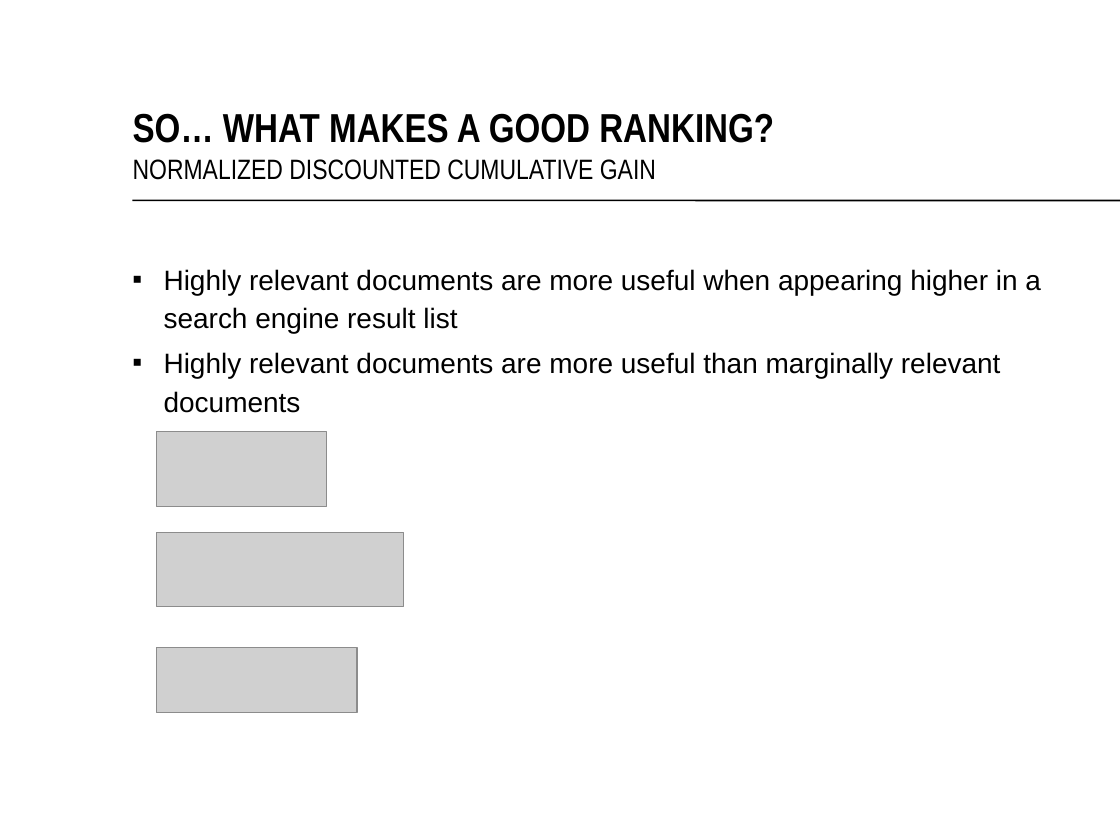
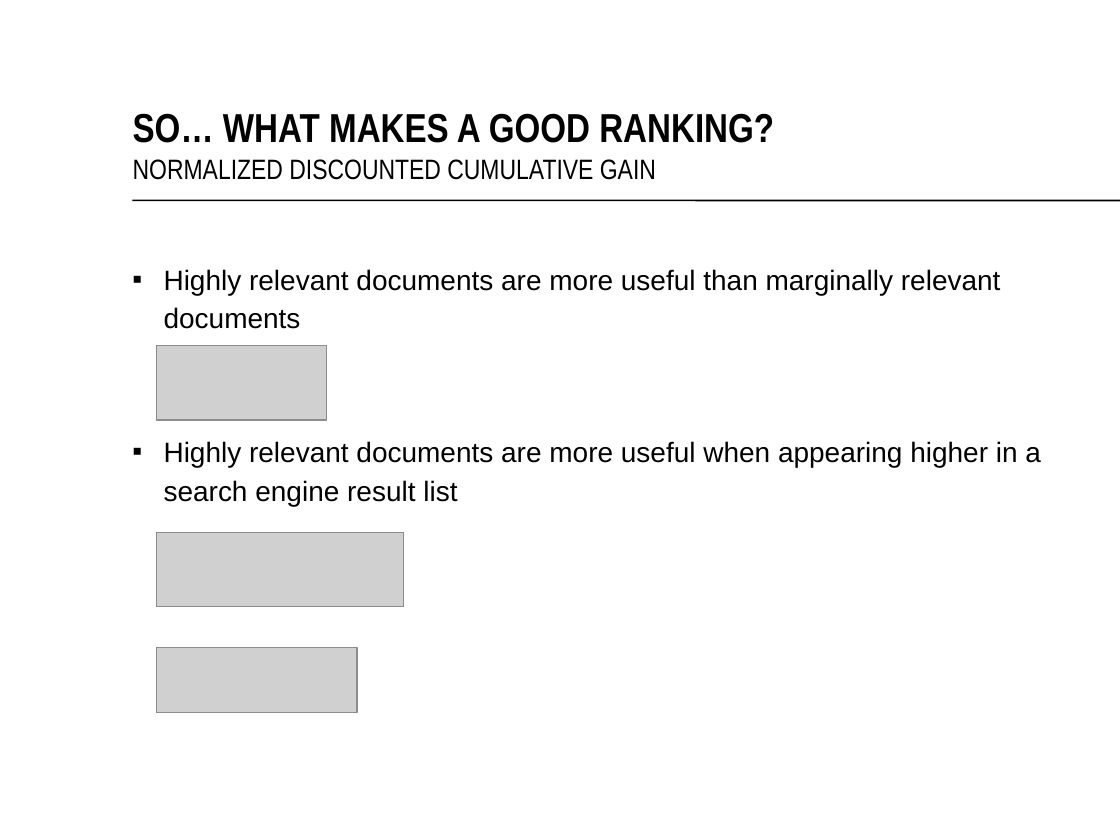
Before and after one commit to TaXxER/Afstuderen, a slide deck: slide 12 of presentation/Scaling Learning to Rank to Big data.pptx (slide 9 before the commit). Drawn at 1120x840 pixels with LibreOffice and Linux fonts; fonts in the diff are those of the drawing; grey boxes stand for pictures; background and template pictures are left out. Boxes give left, top, right and bottom in pixels: in the first picture for what was removed or moved away, otherwise in the second. Text is boxed around its words. In the diff, an @@ line names an element or a change of style, - is before the commit and + after.

```diff
--- a/presentation/Scaling Learning to Rank to Big data.pptx
+++ b/presentation/Scaling Learning to Rank to Big data.pptx
@@ text at (164, 269, 1001, 329): paragraph added @@
+▪ Highly relevant documents are more useful than marginally relevant documents
@@ picture: place and size @@
-picture at (157, 432, 327, 507)
+picture at (157, 345, 327, 420)
@@ text at (164, 352, 1001, 413): paragraph removed @@
-▪ Highly relevant documents are more useful than marginally relevant documents
```
Also in this commit, not shown: 3 slides added, 7 other files.
